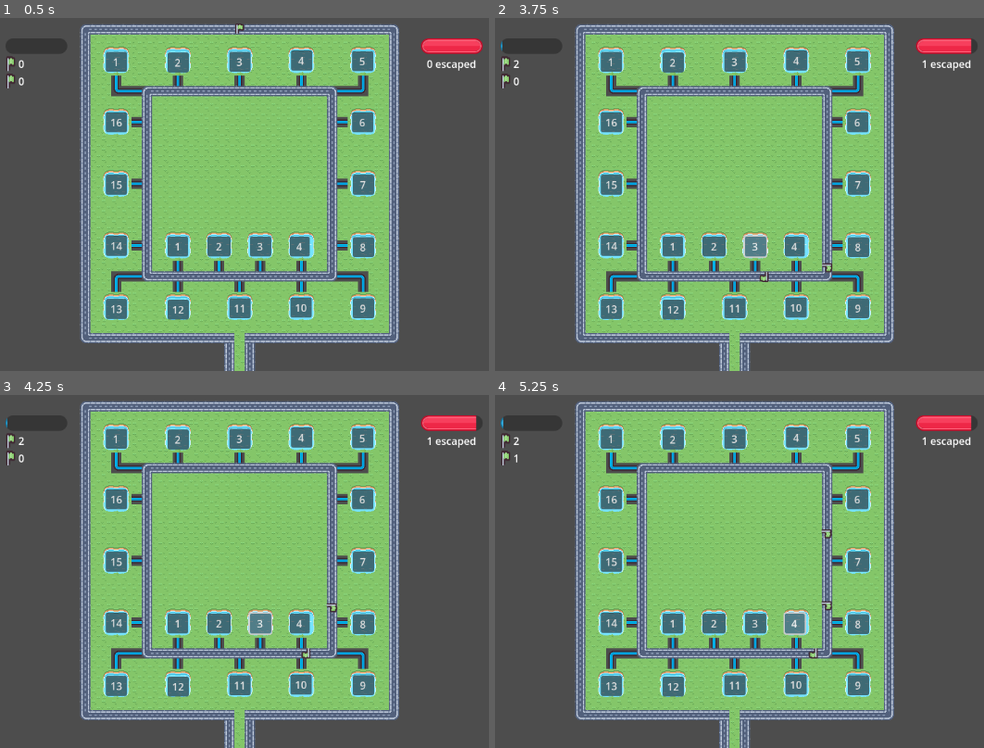
Above: before the commit, frames 1-4 (two rows, left to right).
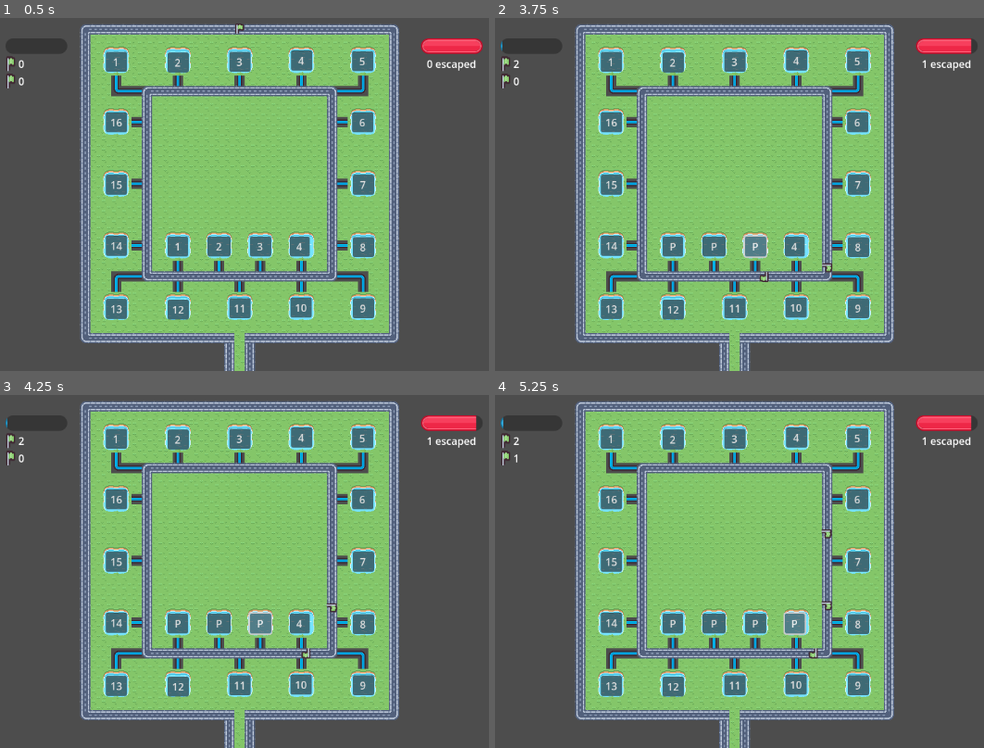
Above: after the commit, the same moments.

Repository: Jelleas/gmtk-2025
Game: Godot game, scene res://main_level.tscn
Same seed, same stepped clock (60 frames per second), same inputs: the game is played once before the commit and once after it.
Inputs:
- Up to frame 1 (0.5 s): no input
- Up to frame 2 (3.75 s): click "1" at 0.5 s; click "1" (after the commit: "P") at 1.25 s; click "2" at 2 s; click "2" (after the commit: "P") at 2.75 s; click "3" at 3.5 s
- Up to frame 3 (4.25 s): no input
- Up to frame 4 (5.25 s): click "3" (after the commit: "P") at 4.25 s; click "4" at 5 s

Frame 1 is identical in both runs. In frame 2, less than 0.1% of the frame differs, in the area x 35-54%, y 63-66%; in frame 3, less than 0.1%; in frame 4, less than 0.1%, in the area x 35-62%, y 63-66%.

Commit message:
change button text when active

Diff:
--- a/ui/create_consumer.gd
+++ b/ui/create_consumer.gd
@@ -27,3 +27,5 @@
 	# init resource script
 	totem.init(resource_manager, -1, start, end)
 	is_created = true
+
+	text = "C"
--- a/ui/create_producer.gd
+++ b/ui/create_producer.gd
@@ -29,3 +29,4 @@
 	add_child(totem)
 
 	totem.init(resource_manager, resource, start, end)
+	text = "P"
